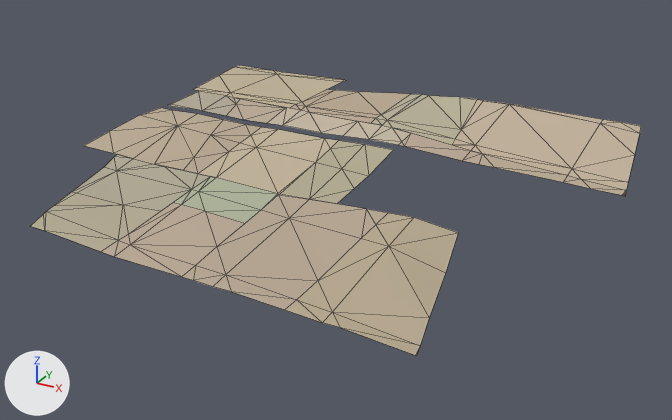
A saved change to the glTF model assets/malta/countryside/farm_-9_-11_soil.glb.
Both versions are drawn from a 50 mm camera at (506.0, -742.0, 301.0) aimed at (181.0, -152.0, 6.0). The lights are fixed; the arrows at lower left show +X, +Y and +Z. The picture after the commit comes second. Mesh edges are drawn as thin lines. Vertices at exactly the same position are counted once.

Names of what the first picture shows: 'geometry_0'.
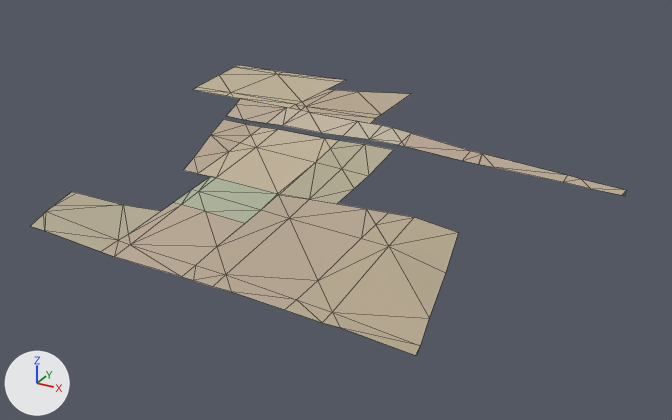
Location of each change, [x1, y1, x2, y2] in pixels of the pictures (672 x 420 px):
'geometry_0', reshaped: before [31, 65, 641, 355]; after [31, 65, 626, 355]
part 1 of me_geometry_0, cut back: before [372, 94, 641, 190]; after [463, 151, 565, 175]
part 2 of me_geometry_0, deleted: before [72, 91, 240, 211]

Patch to the scene script:
```diff
--- a/assets/malta/countryside/farm_-9_-11_soil.glb.py
+++ b/assets/malta/countryside/farm_-9_-11_soil.glb.py
@@ me_geometry_0 @@
 # used by ob_geometry_0; location = (0.0, 0.0, 0.0)
-me_geometry_0.from_pydata(...)  # 185 vertices, 242 faces; spans x -33.0..386.0, y -319.0..35.0, z 4.0..58.0
+me_geometry_0.from_pydata(...)  # 142 vertices, 167 faces; spans x -33.0..386.0, y -319.0..31.0, z 4.0..57.0
+# me_geometry_0 part 1
+# 23 vertices are removed from x 180.0..384.0, y -70.0..35.0, z 36.0..58.0
+# 43 faces are deleted
+# 5 new faces join them
+# me_geometry_0 part 2
+# 20 vertices are removed from x -31.0..50.0, y -220.0..-68.0, z 32.0..54.0
+# 37 faces are deleted
 me_geometry_0.materials.append(mat_defaultmaterial)
```
